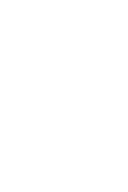
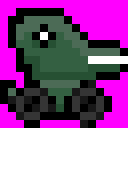
Layered file, before and after one edit (128 × 192). Changes by layer:
added layer "Player Crouch 2" above "Player Crouch 1" over [0, 0, 128, 128]
added layer "Player Crouch 1" above "Player Down 2" over [0, 0, 128, 128]
